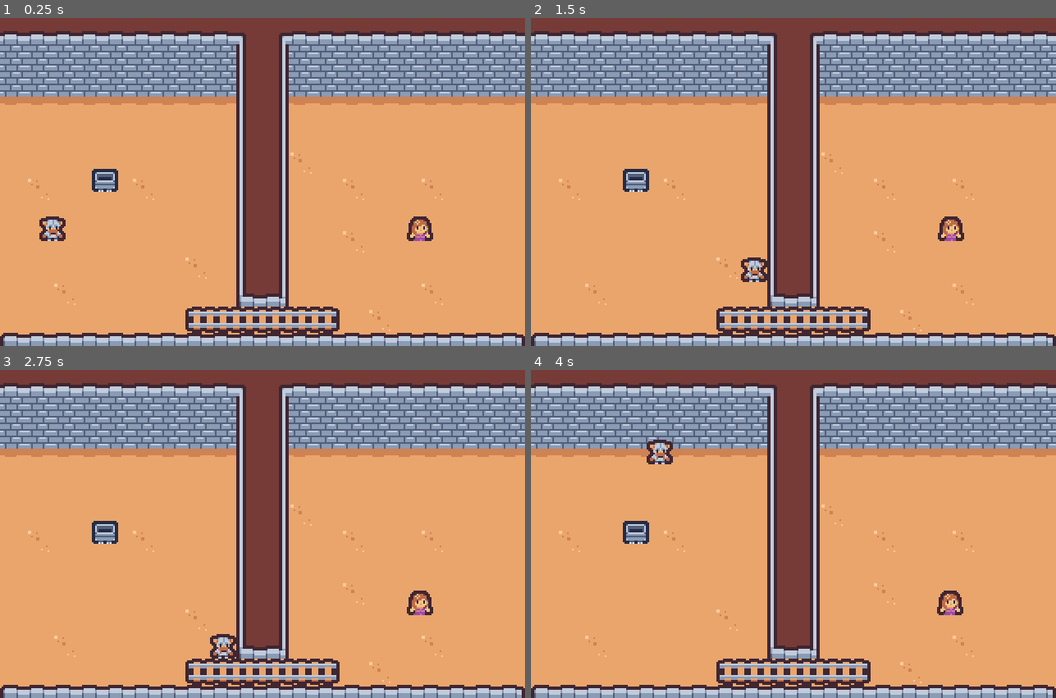
Above: before the commit, frames 1-4 (two rows, left to right).
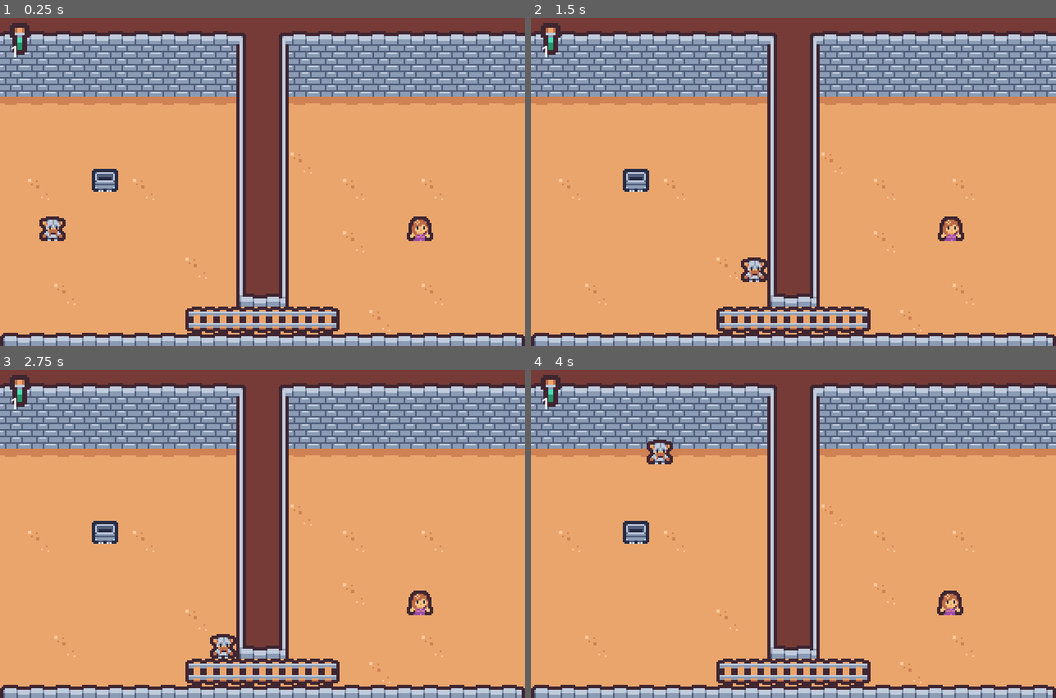
Above: after the commit, the same moments.

Repository: Simon-Losier/Cavern-Crush-Rush
Game: Godot game, scene res://Levels/Starter level.tscn
The game is run twice, just before and just after one commit, with the same random seed, the same clock (stepped at 60 frames per second) and the same inputs.
Inputs:
- Up to frame 1 (0.25 s): no input
- Up to frame 2 (1.5 s): tap Enter at 0.5 s; hold D (player_1_move_right) 0.53-1.28 s; tap F (player_1_insert) at 0.6 s; hold S (player_1_move_down) from 1.28 s (still down); tap Shift (player_2_insert) at 1.35 s
- Up to frame 3 (2.75 s): tap Space at 2 s; release S (player_1_move_down) at 2.03 s; hold D (player_1_move_right) from 2.03 s (still down); tap Down (player_2_move_down) at 2.1 s
- Up to frame 4 (4 s): release D (player_1_move_right) at 2.78 s; hold W (player_1_move_up) 2.78-3.53 s; tap Left (player_2_move_left) at 2.85 s; hold A (player_1_move_left) from 3.53 s (still down); tap Right (player_2_move_right) at 3.6 s

The runs differ from the first frame. In frame 1, 0.3% of the frame differs, in the area x 1-6%, y 1-12%; in frame 2, 0.3%; in frame 3, 0.3%; in frame 4, 0.3%.

Commit message:
working inventory for players and minecart system done

Diff:
--- a/game/Inventory/InventoryHub.gd
+++ b/game/Inventory/InventoryHub.gd
@@ -6,8 +6,13 @@
 
 func _ready():
 	create_inventory()
+	player_inventory.inventory_updated.connect(create_inventory)
 
 func create_inventory():
+	var childs = h_box.get_child_count()
+	for child in childs:
+		h_box.get_child(child).queue_free()
+
 	for inventory_item_dict in player_inventory.inventory:
 		var item_instance = item_data_ui_scene.instantiate()
 		h_box.add_child(item_instance)
--- a/game/Inventory/InventoryHub.tscn
+++ b/game/Inventory/InventoryHub.tscn
@@ -1,22 +1,6 @@
-[gd_scene load_steps=8 format=3 uid="uid://bu22k2lci2bar"]
+[gd_scene load_steps=2 format=3 uid="uid://bu22k2lci2bar"]
 
 [ext_resource type="Script" path="res://Inventory/InventoryHub.gd" id="1_iiom4"]
-[ext_resource type="Script" path="res://Inventory/PlayerInventory.gd" id="2_81t5d"]
-[ext_resource type="Resource" uid="uid://1qhy7jws6yfa" path="res://Inventory/AxeItemData.tres" id="3_4migx"]
-[ext_resource type="Script" path="res://Inventory/InventoryItem.gd" id="4_j7ryp"]
-[ext_resource type="Resource" uid="uid://chbf08fb1udxa" path="res://Inventory/GreenOreItemData.tres" id="4_wjyoe"]
-
-[sub_resource type="Resource" id="Resource_xej21"]
-script = ExtResource("4_j7ryp")
-item_data = ExtResource("3_4migx")
-stackszie = 1
-max_stacksize = 0
-
-[sub_resource type="Resource" id="Resource_px0f6"]
-script = ExtResource("4_j7ryp")
-item_data = ExtResource("4_wjyoe")
-stackszie = 1
-max_stacksize = 0
 
 [node name="Control" type="Control"]
 layout_mode = 3
@@ -27,16 +11,8 @@
 grow_vertical = 2
 script = ExtResource("1_iiom4")
 
-[node name="Inventory" type="Node2D" parent="."]
-script = ExtResource("2_81t5d")
-inventory = Array[ExtResource("4_j7ryp")]([SubResource("Resource_xej21"), SubResource("Resource_px0f6")])
-
 [node name="HBoxContainer" type="HBoxContainer" parent="."]
 layout_mode = 1
-anchors_preset = 1
-anchor_left = 1.0
-anchor_right = 1.0
-offset_left = -278.0
+offset_right = 278.0
 offset_bottom = 102.0
-grow_horizontal = 0
 theme_override_constants/separation = 50
--- a/game/Inventory/ItemDataUI.tscn
+++ b/game/Inventory/ItemDataUI.tscn
@@ -5,6 +5,7 @@
 [sub_resource type="CanvasTexture" id="CanvasTexture_yyeaj"]
 
 [sub_resource type="LabelSettings" id="LabelSettings_758dt"]
+font_size = 10
 
 [node name="ItemDataUI" type="Control"]
 layout_mode = 3
@@ -13,16 +14,17 @@
 
 [node name="ImageTextureRect" type="TextureRect" parent="."]
 layout_mode = 0
-offset_right = 40.0
-offset_bottom = 40.0
+offset_right = 24.0
+offset_bottom = 24.0
 texture = SubResource("CanvasTexture_yyeaj")
+expand_mode = 3
 
 [node name="StacksizeLabel" type="Label" parent="."]
 layout_mode = 0
-offset_left = 13.0
-offset_top = 21.0
-offset_right = 41.0
-offset_bottom = 47.0
+offset_left = 6.0
+offset_top = 13.0
+offset_right = 24.0
+offset_bottom = 30.0
 text = "999
 "
 label_settings = SubResource("LabelSettings_758dt")
--- a/game/Inventory/PlayerInventory.gd
+++ b/game/Inventory/PlayerInventory.gd
@@ -9,16 +9,20 @@
 
 ## Functions
 func add_item(item : ItemData) -> void:
+	var stackable = false
+
 	for inventory_item in inventory:
 		# If an item already exists in the inventory, increment the stack of the item by one
 		if inventory_item.item_data == item && inventory_item.stackszie != inventory_item.max_stacksize:
 			inventory_item.stackszie += 1
-		# Otherwise, add the item to the array for the first time
-		else:
-			var new_inventory_item : InventoryItem
-			new_inventory_item.item_data = item
-			new_inventory_item.stackszie += 1
-			inventory.append(new_inventory_item)
+			stackable = true
+
+	if (!stackable):
+		var new_inventory_item : InventoryItem = InventoryItem.new()
+		new_inventory_item.item_data = item
+		new_inventory_item.stackszie += 1
+		inventory.append(new_inventory_item)
+
 	emit_signal("inventory_updated")
 
 func remove_item(item : ItemData) -> void:
--- a/game/Inventory/PlayerInventory1.tres
+++ b/game/Inventory/PlayerInventory1.tres
@@ -1,7 +1,15 @@
-[gd_resource type="Resource" script_class="PlayerInventory" load_steps=2 format=3 uid="uid://bwi8i4swbkxuh"]
+[gd_resource type="Resource" script_class="PlayerInventory" load_steps=5 format=3 uid="uid://bwi8i4swbkxuh"]
 
+[ext_resource type="Resource" uid="uid://chbf08fb1udxa" path="res://Inventory/GreenOreItemData.tres" id="1_i61n2"]
 [ext_resource type="Script" path="res://Inventory/PlayerInventory.gd" id="1_t5smj"]
+[ext_resource type="Script" path="res://Inventory/InventoryItem.gd" id="2_gd1yd"]
+
+[sub_resource type="Resource" id="Resource_btp8h"]
+script = ExtResource("2_gd1yd")
+item_data = ExtResource("1_i61n2")
+stackszie = 1
+max_stacksize = 32
 
 [resource]
 script = ExtResource("1_t5smj")
-inventory = Array[Resource("res://Inventory/InventoryItem.gd")]([])
+inventory = Array[ExtResource("2_gd1yd")]([SubResource("Resource_btp8h")])
--- a/game/Items/bomb.tscn
+++ b/game/Items/bomb.tscn
@@ -1,7 +1,6 @@
-[gd_scene load_steps=4 format=3 uid="uid://cebnxq1cu1fym"]
+[gd_scene load_steps=3 format=3 uid="uid://cebnxq1cu1fym"]
 
 [ext_resource type="Script" path="res://Items/bombCollision.gd" id="1_0epi0"]
-[ext_resource type="Texture2D" uid="uid://cpmf5f414723j" path="res://Artwork/bomb.png" id="1_b8m81"]
 
 [sub_resource type="RectangleShape2D" id="RectangleShape2D_kvec4"]
 size = Vector2(12, 12)
@@ -11,7 +10,6 @@
 [node name="Sprite2D" type="Sprite2D" parent="."]
 z_index = 4
 scale = Vector2(0.2, 0.2)
-texture = ExtResource("1_b8m81")
 
 [node name="Area2D" type="Area2D" parent="."]
 
--- a/game/Minecart/Minecart.tscn
+++ b/game/Minecart/Minecart.tscn
@@ -1,8 +1,11 @@
-[gd_scene load_steps=8 format=3 uid="uid://cfpdwwamiuqso"]
+[gd_scene load_steps=11 format=3 uid="uid://cfpdwwamiuqso"]
 
 [ext_resource type="Script" path="res://Minecart/MinecartMovement.gd" id="1_b1qmp"]
 [ext_resource type="Texture2D" uid="uid://dvkdm1os3vmta" path="res://Artwork/Tiles/tile_0054.png" id="1_fkgr7"]
 [ext_resource type="Script" path="res://Minecart/MinecartArea.gd" id="3_yrkf8"]
+[ext_resource type="Resource" uid="uid://cng65lfiy5h3r" path="res://Inventory/MinecartInventory.tres" id="4_vanvq"]
+[ext_resource type="Resource" uid="uid://bwi8i4swbkxuh" path="res://Inventory/PlayerInventory1.tres" id="5_revmu"]
+[ext_resource type="Resource" uid="uid://fj4wdi8riiud" path="res://Inventory/PlayerInventory2.tres" id="6_l886j"]
 
 [sub_resource type="RectangleShape2D" id="RectangleShape2D_nqtyn"]
 size = Vector2(16, 10)
@@ -51,6 +54,9 @@
 collision_layer = 64
 collision_mask = 2
 script = ExtResource("3_yrkf8")
+minecart_inventory = ExtResource("4_vanvq")
+player_1_inventory = ExtResource("5_revmu")
+player_2_inventory = ExtResource("6_l886j")
 
 [node name="CollisionShape2D" type="CollisionShape2D" parent="ItemArea"]
 shape = SubResource("CircleShape2D_vgnhy")
--- a/game/Minecart/MinecartArea.gd
+++ b/game/Minecart/MinecartArea.gd
@@ -1,9 +1,9 @@
 extends Area2D
 
 ## Variables
-@onready var minecart_inventory : PlayerInventory = preload("res://Inventory/MinecartInventory.tres")
-@onready var player_1_inventory : PlayerInventory = preload("res://Inventory/PlayerInventory1.tres")
-@onready var player_2_inventory : PlayerInventory = preload("res://Inventory/PlayerInventory2.tres")
+@export var minecart_inventory : PlayerInventory
+@export var player_1_inventory : PlayerInventory
+@export var player_2_inventory : PlayerInventory
 
 ## Functions
 func _ready():
--- a/game/Objects/wall.tscn
+++ b/game/Objects/wall.tscn
@@ -1,6 +1,4 @@
-[gd_scene load_steps=3 format=3 uid="uid://cx7wk6ux832b4"]
-
-[ext_resource type="Texture2D" uid="uid://b18tamghweegx" path="res://Artwork/Individual Art/tile_0040.png" id="1_ha1xe"]
+[gd_scene load_steps=2 format=3 uid="uid://cx7wk6ux832b4"]
 
 [sub_resource type="RectangleShape2D" id="RectangleShape2D_201vy"]
 size = Vector2(16, 16)
@@ -11,7 +9,6 @@
 
 [node name="Sprite2D" type="Sprite2D" parent="."]
 position = Vector2(0, -1)
-texture = ExtResource("1_ha1xe")
 
 [node name="CollisionShape2D" type="CollisionShape2D" parent="."]
 position = Vector2(0, -1)
--- a/game/Players/Player1.tscn
+++ b/game/Players/Player1.tscn
@@ -1,9 +1,15 @@
-[gd_scene load_steps=3 format=3 uid="uid://c5fplw4chlbth"]
+[gd_scene load_steps=4 format=3 uid="uid://c5fplw4chlbth"]
 
 [ext_resource type="PackedScene" uid="uid://b1d3c18iuvrxv" path="res://Players/PlayerBase.tscn" id="1_3ctw0"]
 [ext_resource type="Resource" uid="uid://bwi8i4swbkxuh" path="res://Inventory/PlayerInventory1.tres" id="2_1ma51"]
+[ext_resource type="PackedScene" uid="uid://bu22k2lci2bar" path="res://Inventory/InventoryHub.tscn" id="2_j3ywu"]
 
 [node name="Player" instance=ExtResource("1_3ctw0")]
 
-[node name="ItemExchange" parent="." index="2"]
+[node name="CanvasLayer" type="CanvasLayer" parent="." index="0"]
+
+[node name="Control" parent="CanvasLayer" index="0" instance=ExtResource("2_j3ywu")]
 player_inventory = ExtResource("2_1ma51")
+
+[node name="ItemExchange" parent="." index="3"]
+player_inventory = ExtResource("2_1ma51")
--- a/game/Players/Player2.tscn
+++ b/game/Players/Player2.tscn
@@ -1,14 +1,44 @@
-[gd_scene load_steps=3 format=3 uid="uid://clev1ls64ivv1"]
+[gd_scene load_steps=4 format=3 uid="uid://clev1ls64ivv1"]
 
 [ext_resource type="PackedScene" uid="uid://b1d3c18iuvrxv" path="res://Players/PlayerBase.tscn" id="1_1gt6v"]
 [ext_resource type="Resource" uid="uid://fj4wdi8riiud" path="res://Inventory/PlayerInventory2.tres" id="2_0atid"]
+[ext_resource type="Script" path="res://Inventory/InventoryHub.gd" id="2_80jwb"]
 
 [node name="Player" instance=ExtResource("1_1gt6v")]
 is_player_1 = false
 
-[node name="Sprite2D" parent="." index="1"]
+[node name="CanvasLayer" type="CanvasLayer" parent="." index="0"]
+
+[node name="Control" type="Control" parent="CanvasLayer" index="0"]
+layout_mode = 3
+anchors_preset = 15
+anchor_right = 1.0
+anchor_bottom = 1.0
+offset_left = -9.0
+offset_top = -8.0
+offset_right = -12.0
+offset_bottom = -99.0
+grow_horizontal = 2
+grow_vertical = 2
+script = ExtResource("2_80jwb")
+player_inventory = ExtResource("2_0atid")
+
+[node name="HBoxContainer" type="HBoxContainer" parent="CanvasLayer/Control" index="0"]
+layout_mode = 1
+anchors_preset = 1
+anchor_left = 1.0
+anchor_right = 1.0
+offset_left = -290.0
+offset_top = 8.0
+offset_right = -12.0
+offset_bottom = 110.0
+grow_horizontal = 0
+theme_override_constants/separation = 50
+alignment = 2
+
+[node name="Sprite2D" parent="." index="2"]
 region_rect = Rect2(48, 128, 16, 16)
 
-[node name="ItemExchange" parent="." index="2"]
+[node name="ItemExchange" parent="." index="3"]
 player_inventory = ExtResource("2_0atid")
 is_player_1 = false
--- a/game/Scenes/ExplosionPrefab.tscn
+++ b/game/Scenes/ExplosionPrefab.tscn
@@ -1,12 +1,20 @@
-[gd_scene load_steps=4 format=3 uid="uid://du7topoaawsx6"]
+[gd_scene load_steps=3 format=3 uid="uid://du7topoaawsx6"]
 
 [ext_resource type="Shader" path="res://Shaders/Explosion.gdshader" id="1_2o8tv"]
-[ext_resource type="Texture2D" uid="uid://do5me6v0wyrt4" path="res://icon.svg" id="2_ad0ks"]
 
 [sub_resource type="ShaderMaterial" id="ShaderMaterial_miy8q"]
 shader = ExtResource("1_2o8tv")
+shader_parameter/t = null
+shader_parameter/maxRadius = null
+shader_parameter/explosionRate = null
+shader_parameter/smokeColor = null
+shader_parameter/shadowColor = null
+shader_parameter/center = Vector2(0.5, 0.5)
+shader_parameter/noiseStrength = null
+shader_parameter/light = null
+shader_parameter/offset = 0.01
+shader_parameter/shadowThreshold = 0.3
 
 [node name="ExplosionPrefab" type="Sprite2D"]
 material = SubResource("ShaderMaterial_miy8q")
 position = Vector2(1, -2)
-texture = ExtResource("2_ad0ks")
Not shown: 1 places in game/Inventory/Starter level.tscn that only renumber resources
